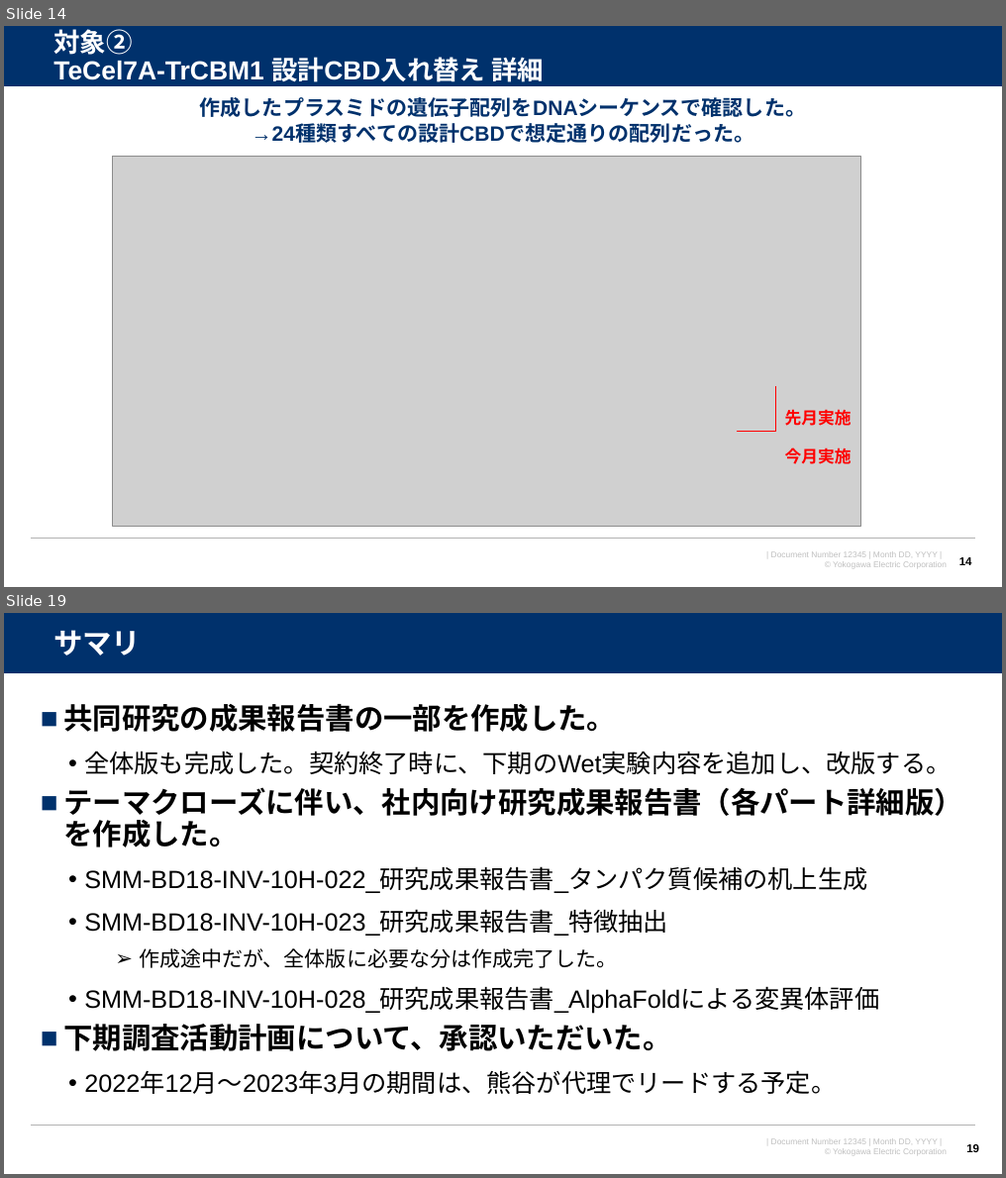
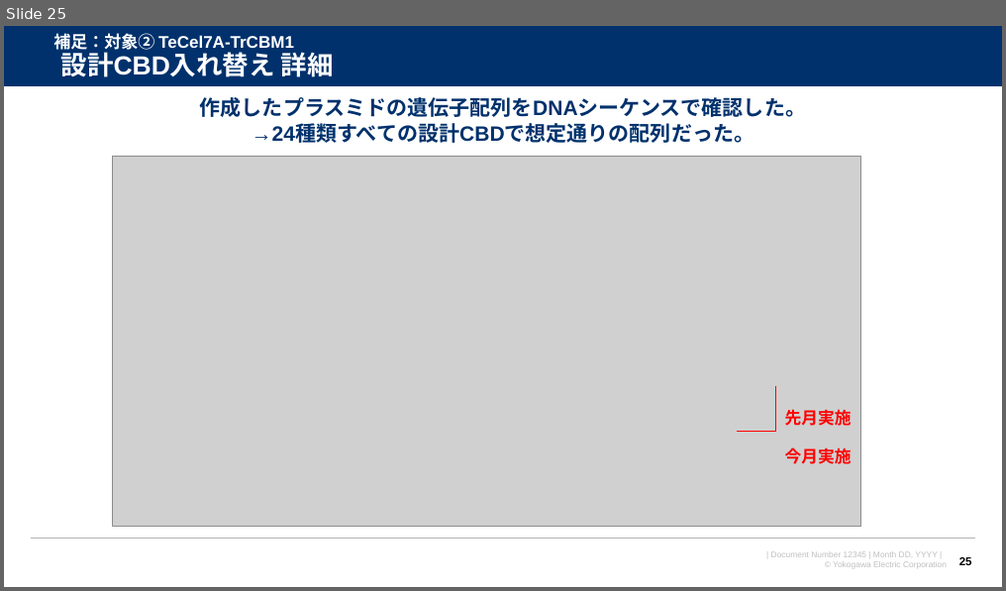
Before and after one commit to watarukumagai-git/denovo, a slide deck: survey_doc/2022年12月度月報_人工酵素設計.pptx. Shown one above the other, each under a label of ours: slides 14 and 19 before the commit, slide 25 after it; the slides between them are not shown. The pictures are 1006x1178 and 1006x591 pixels, drawn with LibreOffice and Linux fonts; fonts in the diff are those of the drawing; grey boxes stand for pictures; background and template pictures are left out. Boxes give left, top, right and bottom in pixels: in the first picture for what was removed or moved away, otherwise in the second. Text is boxed around its words. In the diff, an @@ line names an element or a change of style, - is before the commit and + after.

```diff
--- a/survey_doc/2022年12月度月報_人工酵素設計.pptx
+++ b/survey_doc/2022年12月度月報_人工酵素設計.pptx
@@ slide 19 removed at box(4, 613, 1002, 1174), background #FFFFFF; not listed: 4 template elements that a slide beside it also shows @@
@@ title removed at box(54, 630, 141, 656) @@
-サマリ
@@ text removed at box(63, 704, 963, 1052) @@
-■ 共同研究の成果報告書の一部を作成した。
-  • 全体版も完成した。契約終了時に、下期のWet実験内容を追加し、改版する。
-■ テーマクローズに伴い、社内向け研究成果報告書（各パート詳細版）を作成した。
-  • SMM-BD18-INV-10H-022_研究成果報告書_タンパク質候補の机上生成
-  • SMM-BD18-INV-10H-023_研究成果報告書_特徴抽出
-    ➢ 作成途中だが、全体版に必要な分は作成完了した。
-  • SMM-BD18-INV-10H-028_研究成果報告書_AlphaFoldによる変異体評価
-■ 下期調査活動計画について、承認いただいた。
-  • 2022年12月～2023年3月の期間は、熊谷が代理でリードする予定。
@@ page number removed at box(966, 1145, 979, 1153) @@
-19
@@ what was slide 14 is now slide 25 @@
@@ slide 25 changed as well @@
@@ title at box(54, 33, 334, 77): text changed; size 25.2 to 16.2 pt @@
-対象②
-TeCel7A-TrCBM1 設計CBD入れ替え 詳細
+補足：対象② TeCel7A-TrCBM1
+設計CBD入れ替え 詳細
@@ page number at box(959, 558, 972, 566): text changed @@
-14
+25
```
Also in this commit, not shown: 16 other slides changed, 12 other slides removed.
